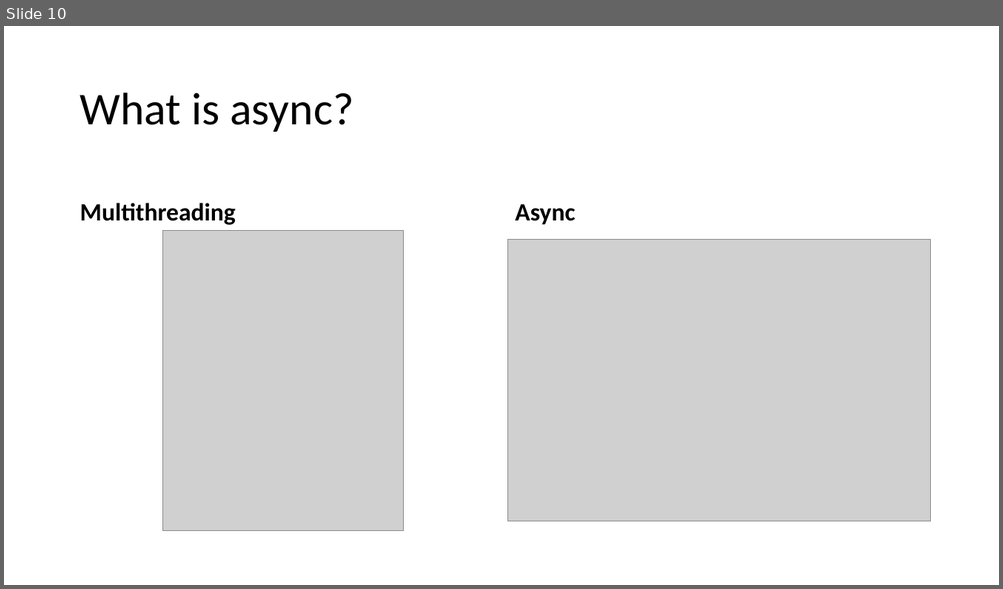
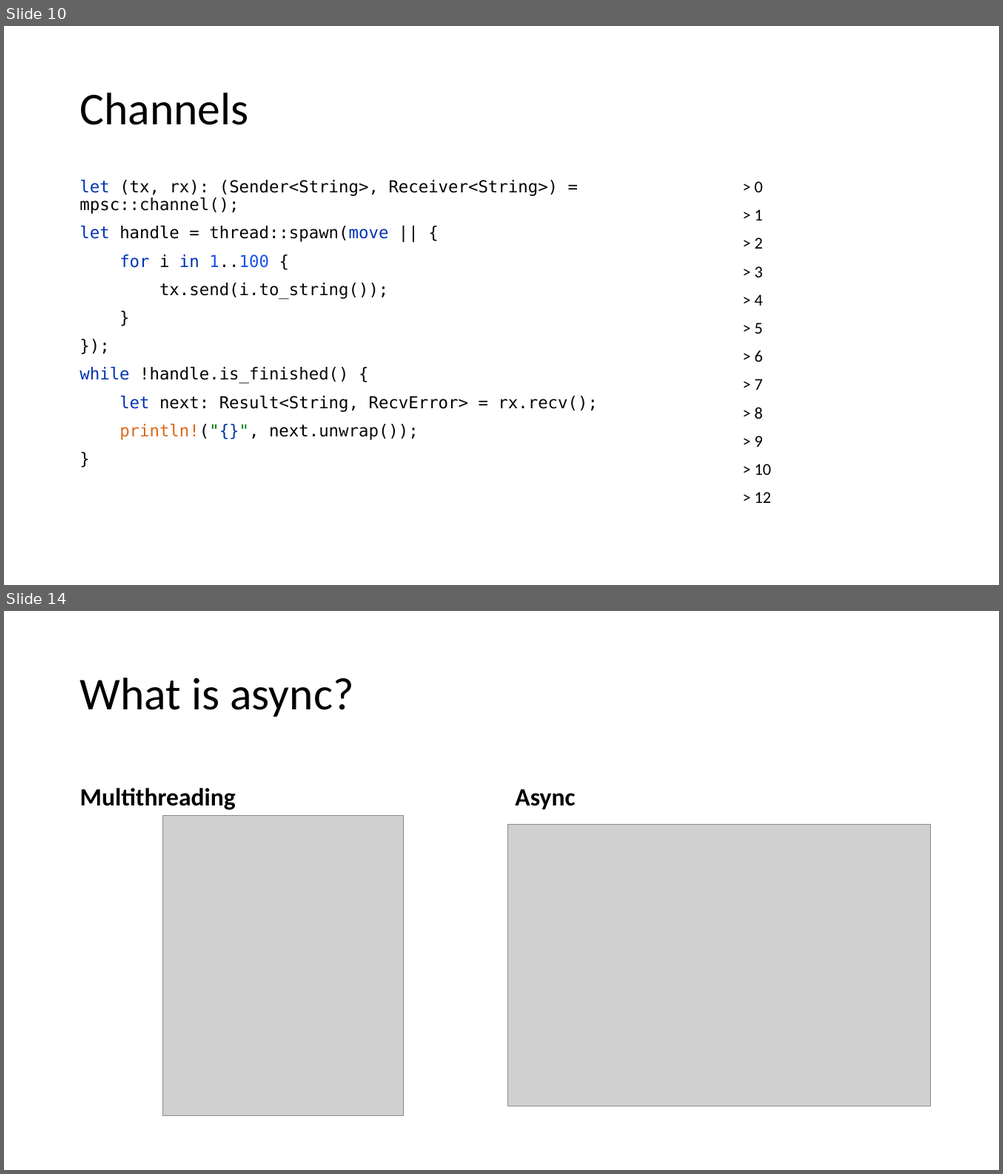
Before and after one commit to kugushev/course-rust-basics, a slide deck: src/12-Async/12-Async&Tests.pptx. Shown one above the other, each under a label of ours: slide 10 before the commit, slides 10 and 14 after it; the slides between them are not shown. The pictures are 1003x589 and 1003x1174 pixels, drawn with LibreOffice and Linux fonts; fonts in the diff are those of the drawing; grey boxes stand for pictures. Boxes give left, top, right and bottom in pixels: in the first picture for what was removed or moved away, otherwise in the second. Text is boxed around its words. In the diff, an @@ line names an element or a change of style, - is before the commit and + after.

```diff
--- a/src/12-Async/12-Async&Tests.pptx
+++ b/src/12-Async/12-Async&Tests.pptx
@@ slide 10 added at (x1=4, y1=26, x2=999, y2=585), background #FFFFFF @@
@@ title added at (x1=79, y1=93, x2=248, y2=125), 44 pt, text #000000 @@
+Channels
@@ text added at (x1=79, y1=180, x2=597, y2=440), 16 pt, text #080808 @@
+let (tx, rx): (Sender<String>, Receiver<String>) = mpsc::channel();
+let handle = thread::spawn(move || {
+for i in 1..100 {
+tx.send(i.to_string());
+}
+});
+while !handle.is_finished() {
+let next: Result<String, RecvError> = rx.recv();
+println!("{}", next.unwrap());
+}
@@ text added at (x1=754, y1=181, x2=771, y2=503), 16 pt, text #000000 @@
+> 0
+> 1
+> 2
+> 3
+> 4
+> 5
+> 6
+> 7
+> 8
+> 9
+> 10
+> 12
@@ what was slide 10 is now slide 14 @@
```
Also in this commit, not shown: 1 slide changed, 25 other slides added, 2 slides removed, 1 other file.
